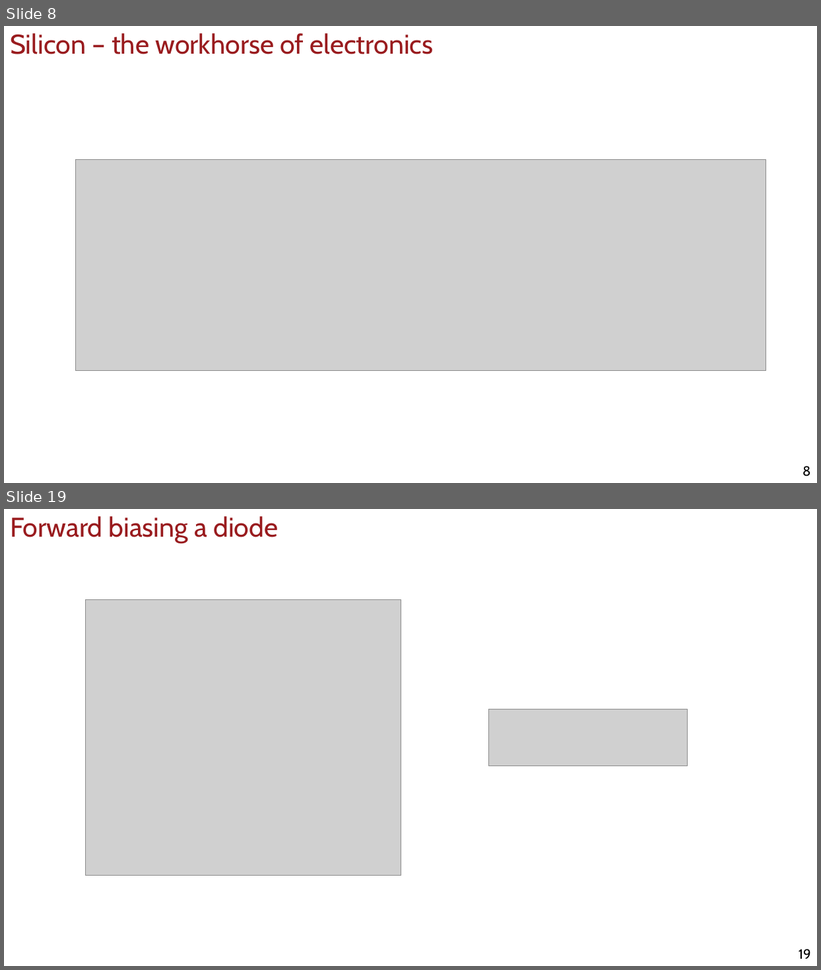
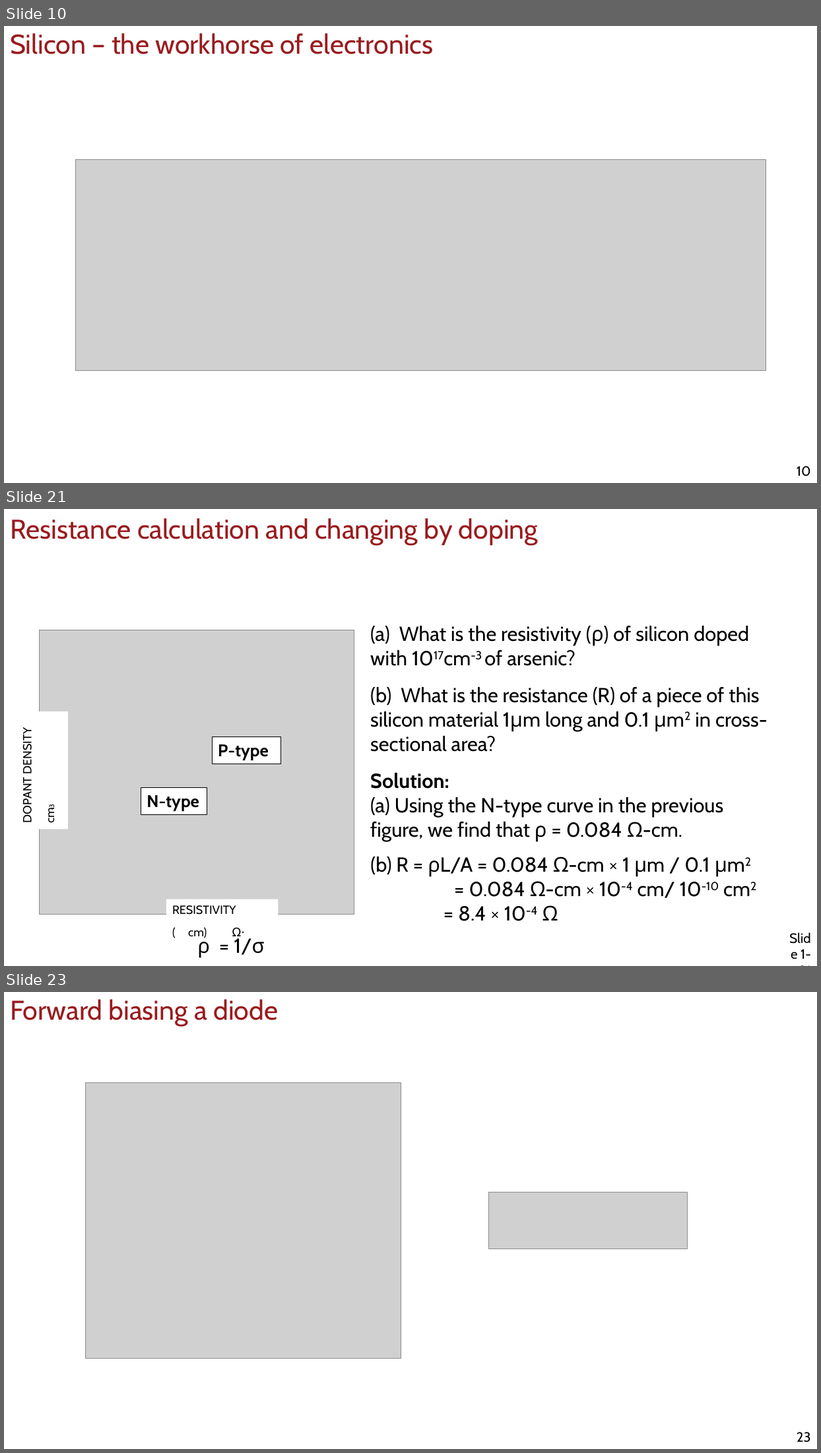
Before and after one commit to uscee105/ee105, a slide deck: assets/module-2-device/mod-2-lecture-9-devices-1.pptx. Shown one above the other, each under a label of ours: slides 8 and 19 before the commit, slides 10, 21 and 23 after it; the slides between them are not shown. The pictures are 821x970 and 821x1453 pixels, drawn with LibreOffice and Linux fonts; fonts in the diff are those of the drawing; grey boxes stand for pictures; background and template pictures are left out. Boxes give left, top, right and bottom in pixels: in the first picture for what was removed or moved away, otherwise in the second. Text is boxed around its words. In the diff, an @@ line names an element or a change of style, - is before the commit and + after.

```diff
--- a/assets/module-2-device/mod-2-lecture-9-devices-1.pptx
+++ b/assets/module-2-device/mod-2-lecture-9-devices-1.pptx
@@ slide 21 added at [4,509,817,966], background #FFFFFF @@
@@ title added at [10,518,538,545], 32 pt, text #991B1E @@
+Resistance calculation and changing by doping
@@ text added at [370,626,749,666], 24 pt, text #000000 @@
+(a) What is the resistivity (ρ) of silicon doped with 1017cm-3 of arsenic?
@@ picture added at [40,630,354,916] @@
@@ text added at [370,687,768,752], 24 pt, text #000000 @@
+(b) What is the resistance (R) of a piece of this silicon material 1μm long and 0.1 μm2 in cross-sectional area?
@@ rectangle added at [17,712,68,829], fill #FFFFFF, 14 pt, text #000000 @@
+DOPANT DENSITY cm-3
@@ rectangle added at [212,737,281,764], fill #FFFFFF, outline #000000 0.75 pt, 20 pt, text #000000, bold @@
+P-type
@@ text added at [370,773,724,842], 24 pt, text #000000 @@
+Solution:
+(a) Using the N-type curve in the previous figure, we find that ρ = 0.084 Ω-cm.
@@ rectangle added at [141,788,207,815], fill #FFFFFF, outline #000000 0.75 pt, 20 pt, text #000000, bold @@
+N-type
@@ text added at [370,857,719,921], 24 pt, text #000000 @@
+(b) R = ρL/A = 0.084 Ω-cm × 1 μm / 0.1 μm2
+= 0.084 Ω-cm × 10-4 cm/ 10-10 cm2
+= 8.4 × 10-4 Ω
@@ rectangle added at [166,900,278,937], fill #FFFFFF, 14 pt, text #000000 @@
+RESISTIVITY (Ω⋅cm)
@@ text added at [197,934,264,958], 24 pt, text #000000 @@
+ρ = 1/σ
@@ page number added at [801,949,811,959], 16 pt, text #000000 @@
+Slide 1-21
@@ what was slide 8 is now slide 10 @@
@@ page number at [797,466,811,477]: text changed @@
-8
+10
@@ what was slide 19 is now slide 23 @@
@@ page number at [797,1432,811,1443]: text changed @@
-19
+23
```
Also in this commit, not shown: 13 slides changed, 7 other slides added, 26 other files.
